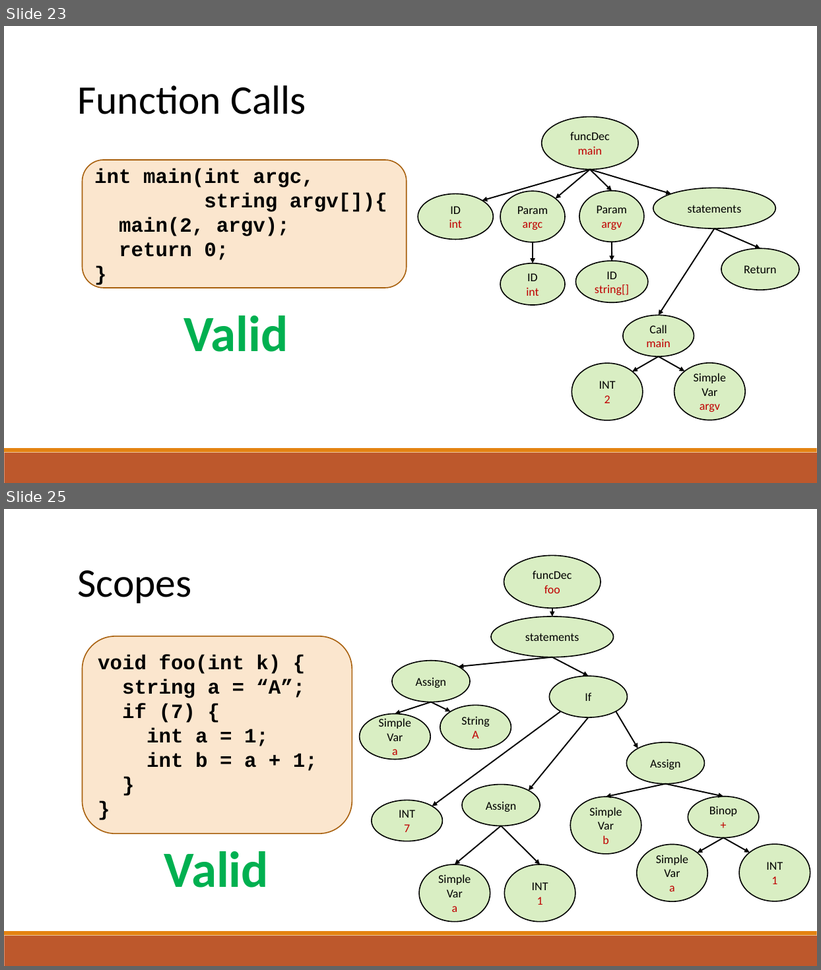
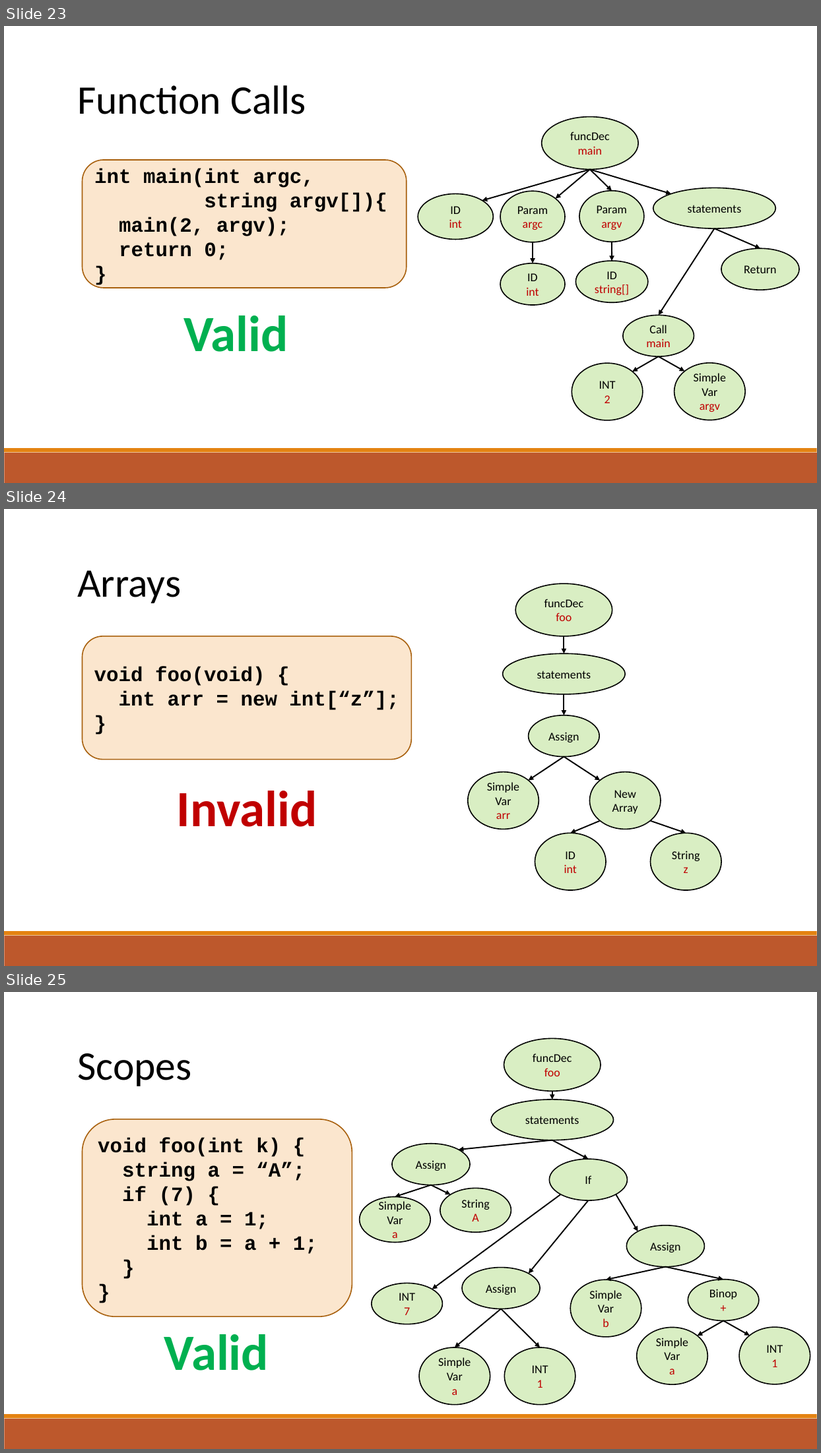
Before and after one commit to raghadzeidan/COMPILATION_TAU_FOR_STUDENTS, a slide deck: new_slides/semantic.pptx. Shown one above the other, each under a label of ours: slides 23 and 25 before the commit, slides 23, 24 and 25 after it; the slides between them are not shown. The pictures are 821x970 and 821x1453 pixels, drawn with LibreOffice and Linux fonts; fonts in the diff are those of the drawing. Boxes give left, top, right and bottom in pixels: in the first picture for what was removed or moved away, otherwise in the second. Text is boxed around its words. In the diff, an @@ line names an element or a change of style, - is before the commit and + after.

```diff
--- a/new_slides/semantic.pptx
+++ b/new_slides/semantic.pptx
@@ slide 24 added at box(4, 509, 817, 966), background #FFFFFF; not listed: 2 template elements that a slide beside it also shows @@
@@ text added at box(77, 570, 181, 603), 48 pt, text #000000 @@
+Arrays
@@ ellipse added at box(516, 584, 613, 636), fill #92D050 at 34% opacity, outline #000000 1.25 pt, 14 pt, text #000000 @@
+funcDec
+foo
@@ rounded rectangle added at box(82, 636, 411, 760), fill #FBE6CE, outline #A9610D 1.25 pt, 24 pt, text #000000, bold @@
+void foo(void) {
+int arr = new int[“z”];
+}
@@ arrow added from (564, 636) to (564, 654), #000000 1.5 pt @@
@@ ellipse added at box(503, 654, 626, 694), fill #92D050 at 34% opacity, outline #000000 1.25 pt, 14 pt, text #000000 @@
+statements
@@ arrow added from (564, 694) to (564, 716), #000000 1.5 pt @@
@@ ellipse added at box(529, 716, 599, 757), fill #92D050 at 34% opacity, outline #000000 1.25 pt, 14 pt, text #000000 @@
+Assign
@@ arrow added from (564, 757) to (529, 780), #000000 1.5 pt @@
@@ arrow added from (564, 757) to (601, 780), #000000 1.5 pt @@
@@ ellipse added at box(468, 772, 539, 829), fill #92D050 at 34% opacity, outline #000000 1.25 pt, 14 pt, text #000000 @@
+Simple
+Var
+arr
@@ ellipse added at box(589, 772, 660, 829), fill #92D050 at 34% opacity, outline #000000 1.25 pt, 14 pt, text #000000 @@
+New
+Array
@@ text added at box(177, 791, 318, 827), 60 pt, text #C00000, bold @@
+Invalid
@@ arrow added from (601, 821) to (571, 834), #000000 1.5 pt @@
@@ arrow added from (651, 821) to (686, 834), #000000 1.5 pt @@
@@ ellipse added at box(535, 834, 606, 891), fill #92D050 at 34% opacity, outline #000000 1.25 pt, 14 pt, text #C00000 @@
+ID
+int
@@ ellipse added at box(651, 834, 721, 891), fill #92D050 at 34% opacity, outline #000000 1.25 pt, 14 pt, text #000000 @@
+String
+z
```
Also in this commit, not shown: 1 slide removed, 1 other file.
